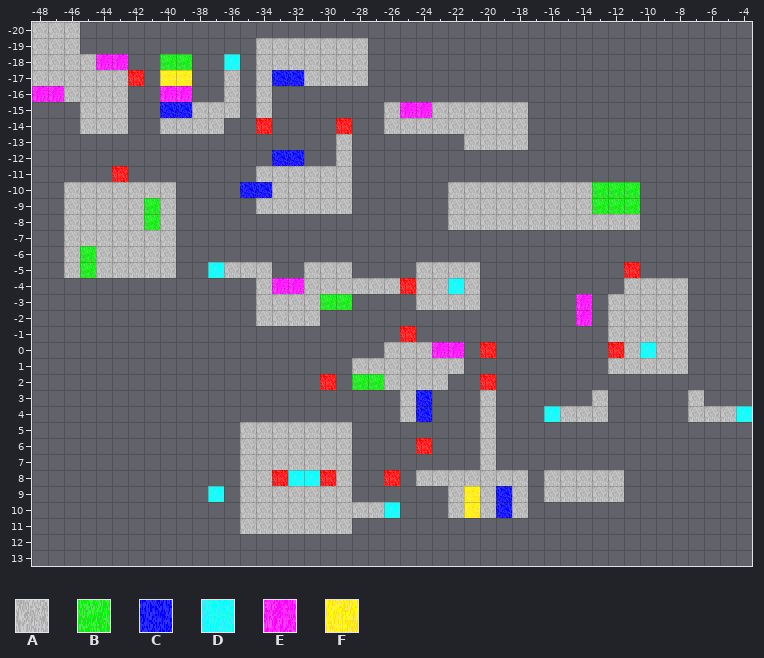
Two versions of a level (Tiled map, tiled/luanti_sokoblox_map.tmx). The picture above is the old version.
Cells are 32x32 px. Shown: x -48..-4, y -20..13.
Key: from "sokoblox_luanti": A 0 "sokoblox_stone", B 8 "sokoblox_green", C 9 "sokoblox_blue", D 10 "sokoblox_cyan", E 11 "sokoblox_magenta", F 12 "sokoblox_yellow".
_ is an empty cell.
Layer "Tile Layer 1" before, first column x -44:
-9 AAABA____
-8 AAABA____
-7 AAAAA____
-6 AAAAA____
-5 AAAAA__DA
-4 _________
-3 _________
-2 _________
-1 _________
 0 _________
 1 _________
 2 _________
 3 _________
 4 _________
 5 _________
 6 _________
 7 _________
 8 _________
 9 _______D_
10 _________
11 _________
12 _________
13 _________
The result:
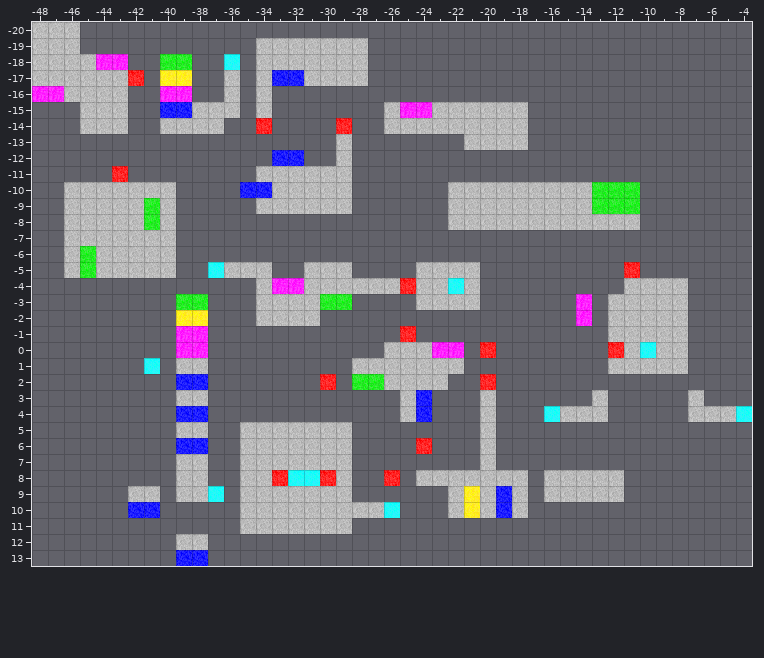
Diff:
Layer "Tile Layer 1":
The author put tile A in row 1 at x -39 to -38; in row 3 at x -39 to -38; in row 5 at x -39 to -38; in rows 7 to 8 at x -39 to -38; in row 9 at x -42 to -41 and -39 to -38; in row 12 at x -39 to -38.
The author put tile B in row -3 at x -39 to -38.
The author put tile C in row 2 at x -39 to -38; in row 4 at x -39 to -38; in row 6 at x -39 to -38; in row 10 at x -42 to -41; in row 13 at x -39 to -38.
The author put tile D in row 1 at x -41.
The author put tile E in rows -1 to 0 at x -39 to -38.
The author put tile F in row -2 at x -39 to -38.
Boxes around the changes in both pictures, in picture pixels (x1, y1, x2, y2):
added: (176, 294, 208, 502)
added: (144, 358, 160, 374)
added: (128, 486, 160, 518)
added: (176, 534, 208, 566)
